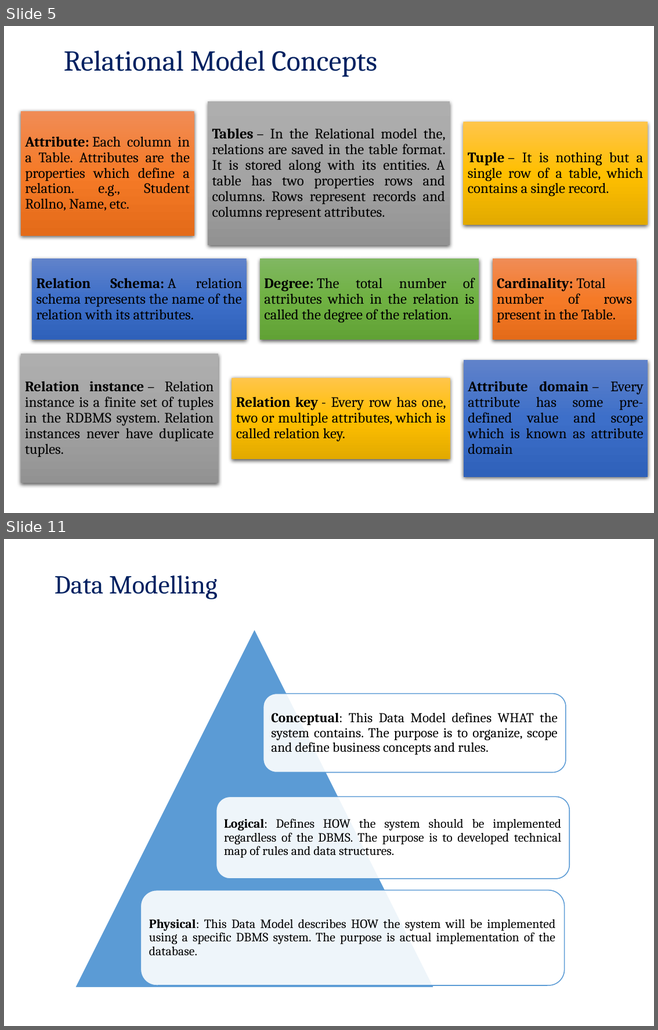
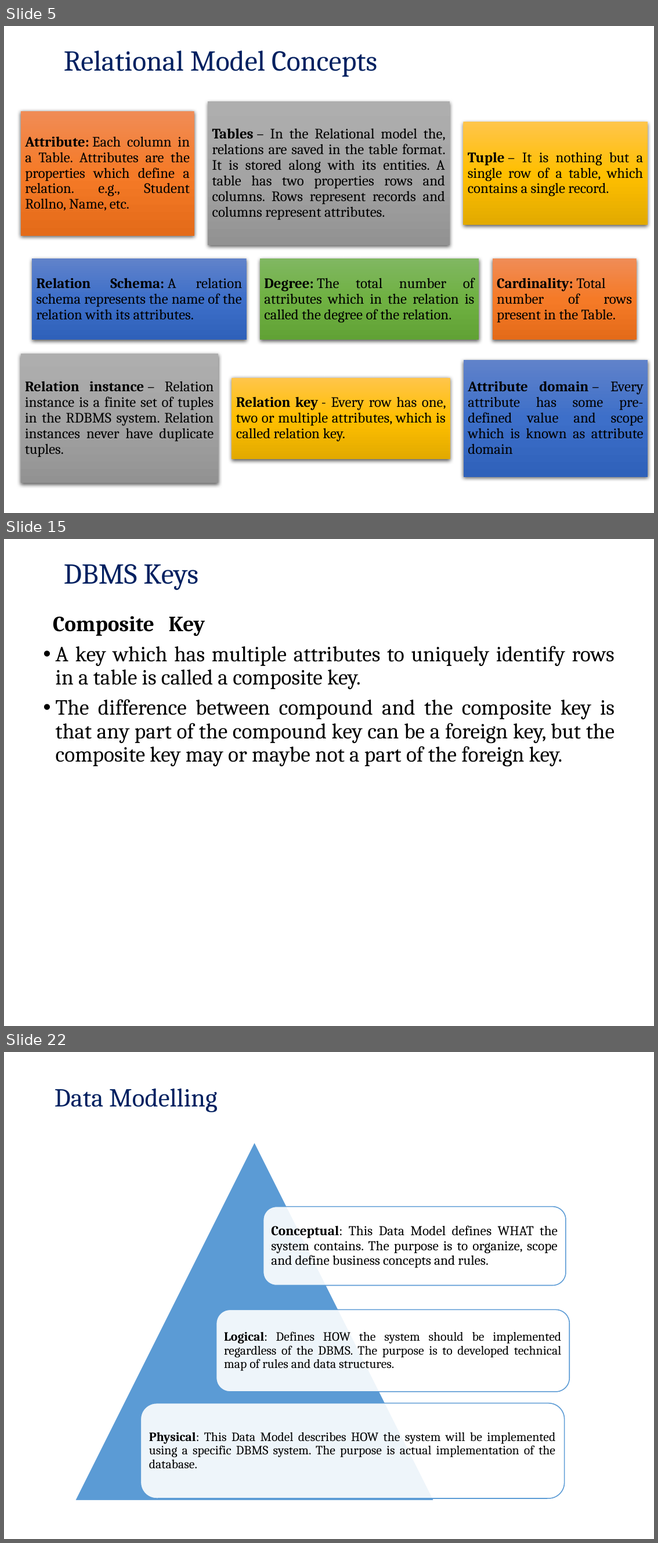
Before and after one commit to pankajfri/Training-Materials, a slide deck: Advanced Web Technologies/Database Concepts/Session2.pptx. Shown one above the other, each under a label of ours: slides 5 and 11 before the commit, slides 5, 15 and 22 after it; the slides between them are not shown. The pictures are 658x1030 and 658x1543 pixels, drawn with LibreOffice and Linux fonts; fonts in the diff are those of the drawing; background and template pictures are left out. Boxes give left, top, right and bottom in pixels: in the first picture for what was removed or moved away, otherwise in the second. Text is boxed around its words. In the diff, an @@ line names an element or a change of style, - is before the commit and + after.

Commit message:
dbms session 2

```diff
--- a/Advanced Web Technologies/Database Concepts/Session2.pptx
+++ b/Advanced Web Technologies/Database Concepts/Session2.pptx
@@ slide 15 added at [4, 539, 654, 1026], background picture (left out) @@
@@ title added at [64, 564, 198, 590], 32 pt, text #002060 @@
+DBMS Keys
@@ text added at [53, 616, 614, 767], 24 pt, text #000000 @@
+Composite Key
+• A key which has multiple attributes to uniquely identify rows in a table is called a composite key.
+• The difference between compound and the composite key is that any part of the compound key can be a foreign key, but the composite key may or maybe not a part of the foreign key.
@@ what was slide 11 is now slide 22 @@
```
Also in this commit, not shown: 4 slides changed, 12 other slides added, 2 slides removed, 9 other files.
